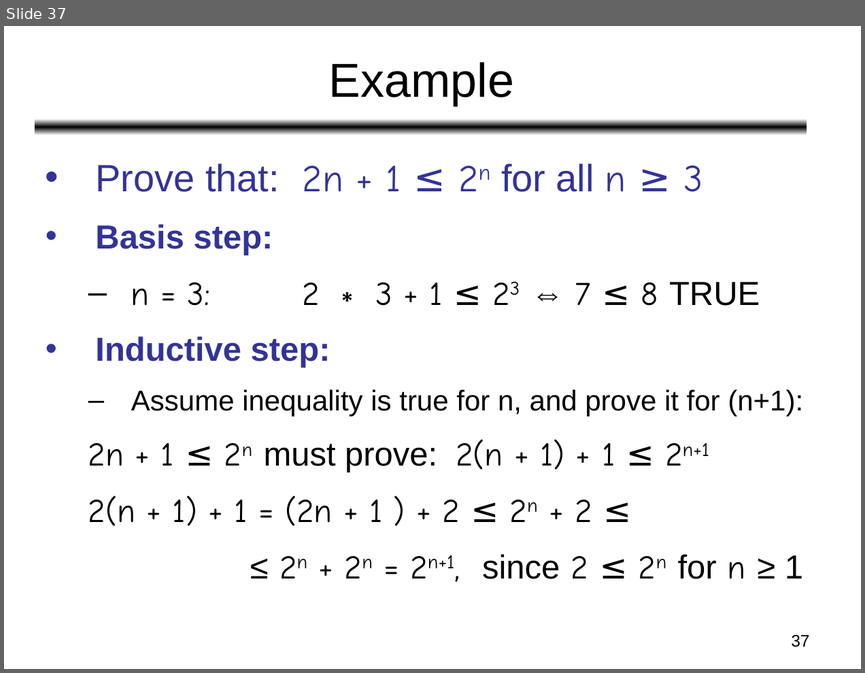
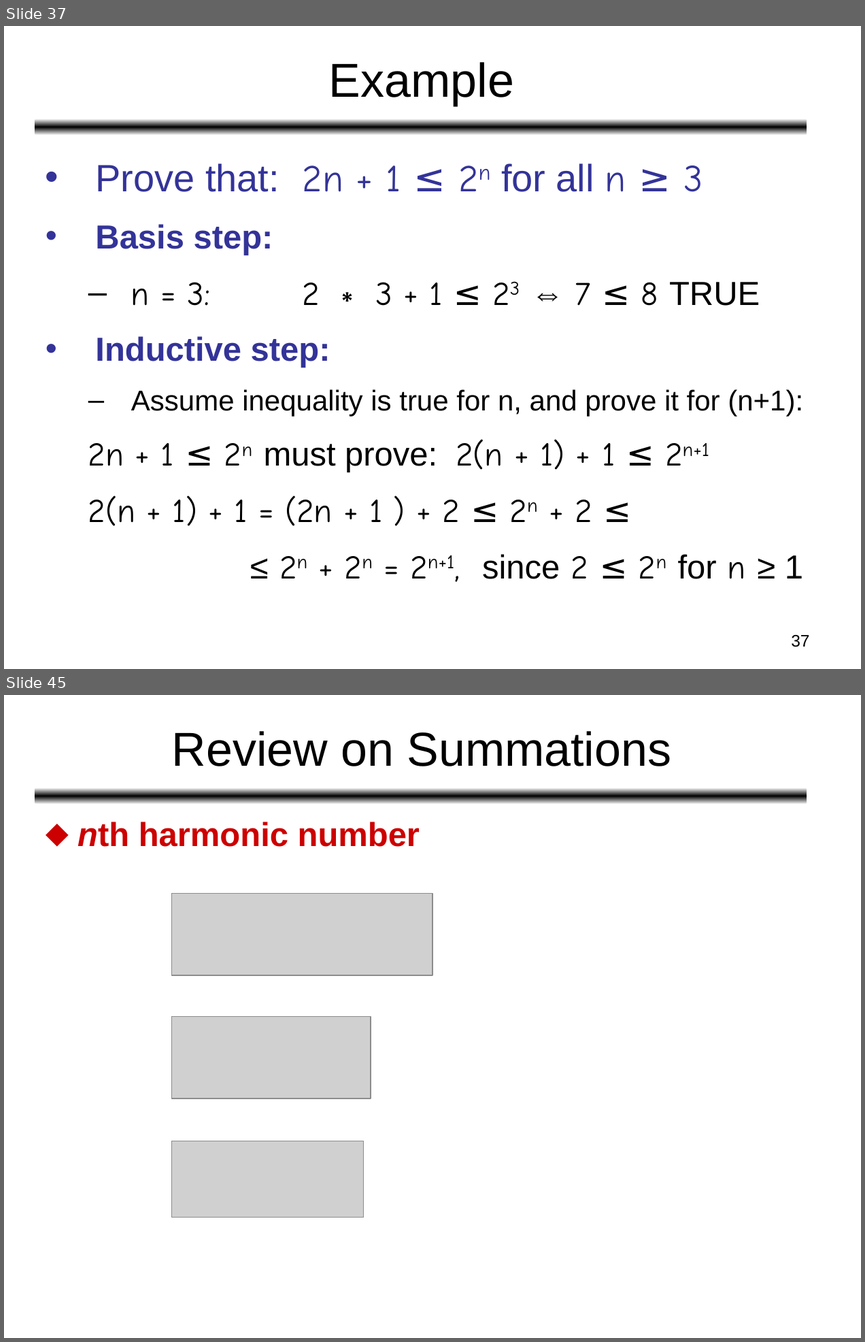
Before and after one commit to Emadalsuwat/emadalsuwat.github.io, a slide deck: algorithms/Lecture 1.ppt. Shown one above the other, each under a label of ours: slide 37 before the commit, slides 37 and 45 after it; the slides between them are not shown. The pictures are 865x673 and 865x1342 pixels, drawn with LibreOffice and Linux fonts; fonts in the diff are those of the drawing; grey boxes stand for pictures. Boxes give left, top, right and bottom in pixels: in the first picture for what was removed or moved away, otherwise in the second. Text is boxed around its words. In the diff, an @@ line names an element or a change of style, - is before the commit and + after.

```diff
--- a/algorithms/Lecture 1.ppt
+++ b/algorithms/Lecture 1.ppt
@@ slide 45 added at box(4, 695, 861, 1338), background #FFFFFF; not listed: 1 template element that a slide beside it also shows @@
@@ title added at box(172, 731, 672, 766), 40 pt, text #000000 @@
+Review on Summations
@@ text added at box(77, 821, 419, 847), 28 pt, text #CC0000, bold @@
+⬥ nth harmonic number
@@ picture added at box(172, 893, 432, 975) @@
@@ picture added at box(172, 1016, 371, 1098) @@
@@ picture added at box(172, 1140, 364, 1217) @@
```
Also in this commit, not shown: 1 slide changed, 7 other slides added.
